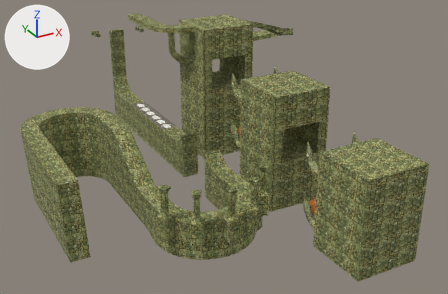
What one commit did to the glTF model assets/sprites/castlecoaster.gltf.
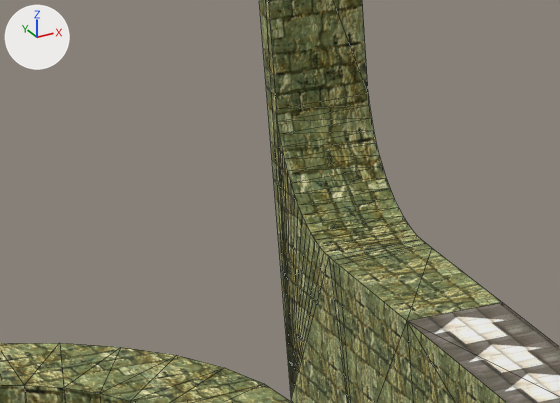
The first picture shows the older version from a 50 mm lens placed at (-5.99, -26.4, 13.02), pointed at (10.3, 3.21, -1.78). The close-ups show both versions on the part from 17% to 34% of the width and 21% to 39% of the height of that picture. The axes (+X, +Y, +Z) are drawn at upper left. The lights are the same throughout. The close-ups show mesh edges as thin lines. Where no turn or scale is listed for an object, it has been applied to the vertices.

The older version as bpy lines, for what is in view:
```python
me_béziercurve_001 = bpy.data.meshes.new('BézierCurve.001')
me_béziercurve_001.from_pydata(...)  # 108 vertices, 216 faces; spans x -0.51..0.55, y -5.6..6.79, z -1.14..5.55
# faces by material slot: [214, 2]
me_béziercurve_001.materials.append(mat_stone)  # picture img_kivi
me_béziercurve_001.materials.append(mat_speed)  # picture img_n_tutsh
me_cube = bpy.data.meshes.new('Cube')
me_cube.from_pydata(...)  # 14 vertices, 24 faces; spans x -0.287..0.295, y -0.554..0.492, z -0.124..0.124
me_cube.materials.append(mat_stone)  # picture img_kivi
me_cube_009 = bpy.data.meshes.new('Cube.009')
me_cube_009.from_pydata(...)  # 14 vertices, 24 faces; spans x -0.287..0.295, y -0.554..0.492, z -0.124..0.124
me_cube_009.materials.append(mat_stone_002)  # picture img_kivi
ob_arrow1 = bpy.data.objects.new('arrow1', me_cube)
ob_arrow1.location = (10.633, 16.887, 2.503)
ob_arrow2 = bpy.data.objects.new('arrow2', me_cube_009)
ob_arrow2.location = (7.293, 16.887, 2.503)
ob_ramp2_col = bpy.data.objects.new('ramp2-col', me_béziercurve_001)
ob_ramp2_col.location = (8.966, 10.678, -3.044)
# also in view: 'ramp1-col.001' at (4.5, 2.83, -2.09)
```
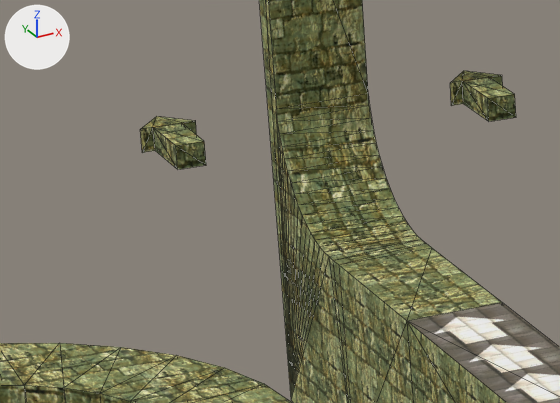
The edits, one by one:
Object 'arrow1' (ob_arrow1) moves from (10.633, 16.887, 2.503) to (10.633, 16.887, -0.952).
Object 'arrow2' (ob_arrow2) moves from (7.293, 16.887, 2.503) to (7.293, 16.887, -0.952).

Boxes (x1, y1, x2, y2) around the edits, measured in the close-ups (560 x 403 px):
'arrow2', moved (not visible before): after (140, 116, 206, 170)
'arrow1', moved (not visible before): after (450, 71, 516, 121)
